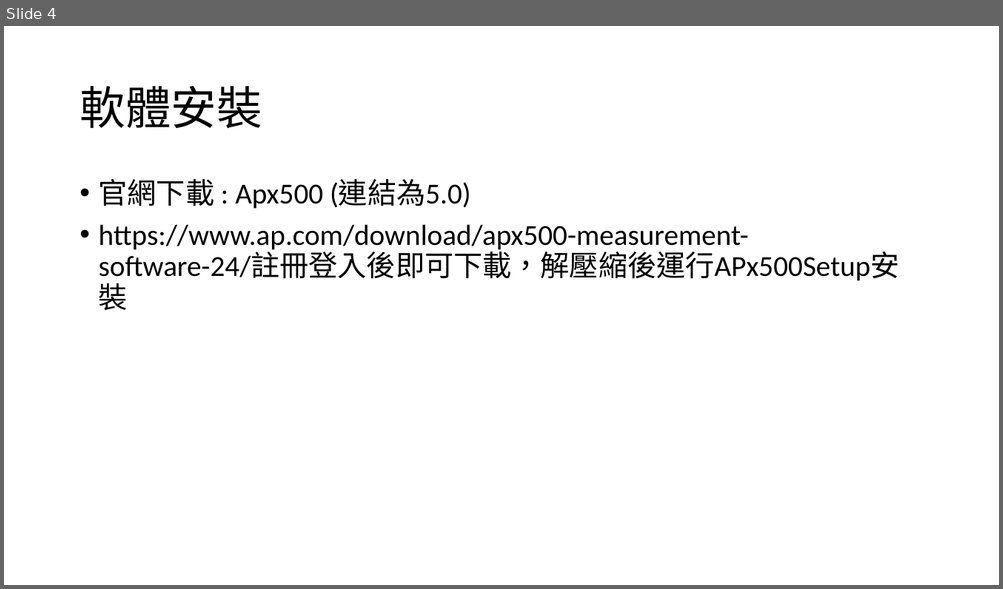
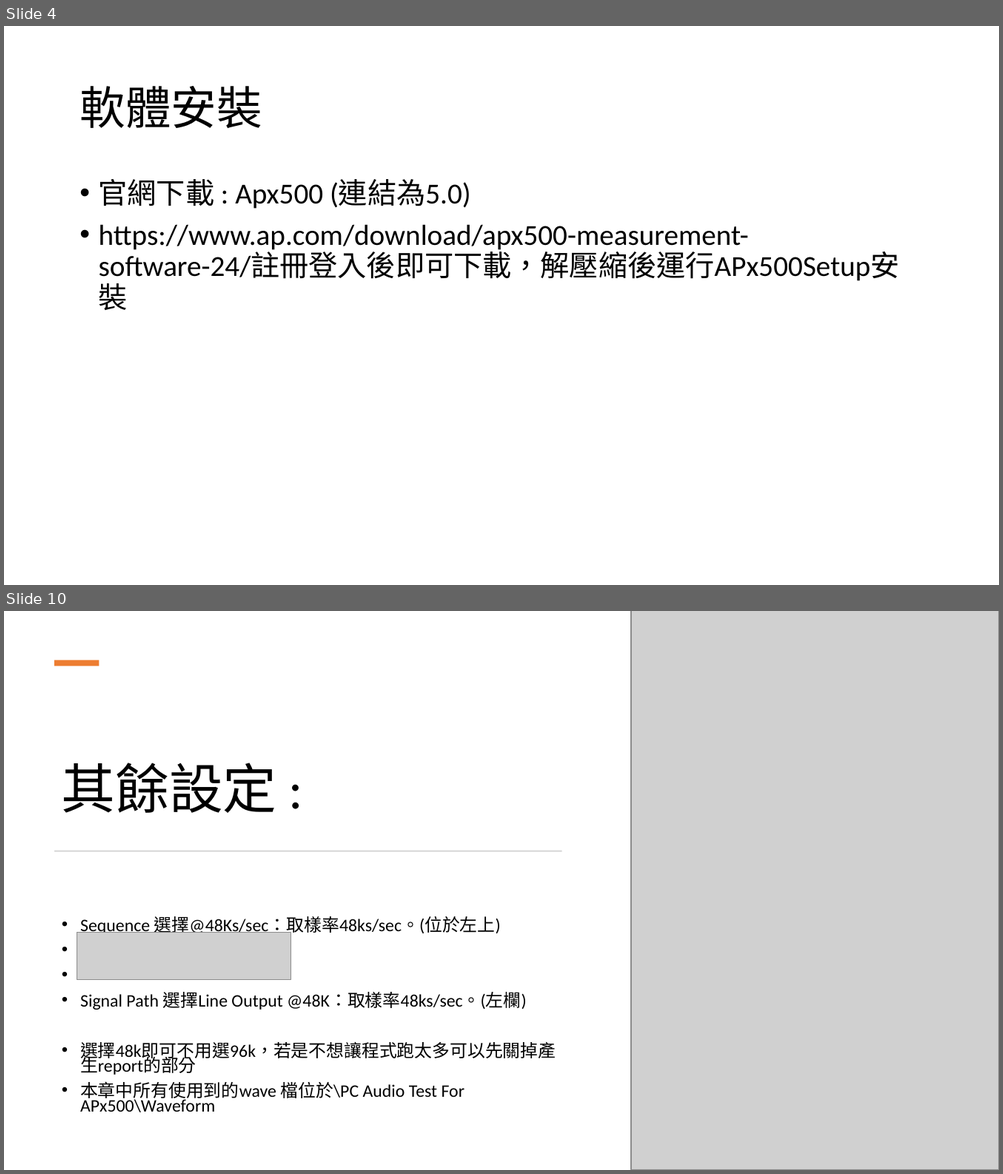
Before and after one commit to yyu002/Apx515_md, a slide deck: ppt/apx515_pre _install.pptx. Shown one above the other, each under a label of ours: slide 4 before the commit, slides 4 and 10 after it; the slides between them are not shown. The pictures are 1003x589 and 1003x1174 pixels, drawn with LibreOffice and Linux fonts; fonts in the diff are those of the drawing; grey boxes stand for pictures. Boxes give left, top, right and bottom in pixels: in the first picture for what was removed or moved away, otherwise in the second. Text is boxed around its words. In the diff, an @@ line names an element or a change of style, - is before the commit and + after.

```diff
--- a/ppt/apx515_pre _install.pptx
+++ b/ppt/apx515_pre _install.pptx
@@ slide 10 added at (4,611,999,1170), background #FFFFFF @@
@@ picture added at (631,611,999,1170) @@
@@ rectangle added at (54,661,99,667), fill #ED7D31 @@
@@ title added at (62,763,277,813), 52 pt, text #000000 @@
+其餘設定 :
@@ rectangle added at (55,851,562,852), fill #D5D5D5 @@
@@ text added at (80,917,555,1113), 17.1 pt, text #000000 @@
+• Sequence 選擇@48Ks/sec：取樣率48ks/sec。(位於左上)
+• Signal Path 選擇Line Output @48K：取樣率48ks/sec。(左欄)
+• 選擇48k即可不用選96k，若是不想讓程式跑太多可以先關掉產生report的部分
+• 本章中所有使用到的wave 檔位於\PC Audio Test For APx500\Waveform
@@ picture added at (77,933,291,980) @@
```
Also in this commit, not shown: 1 slide changed, 4 other slides added, 1 slide removed, 3 other files.
